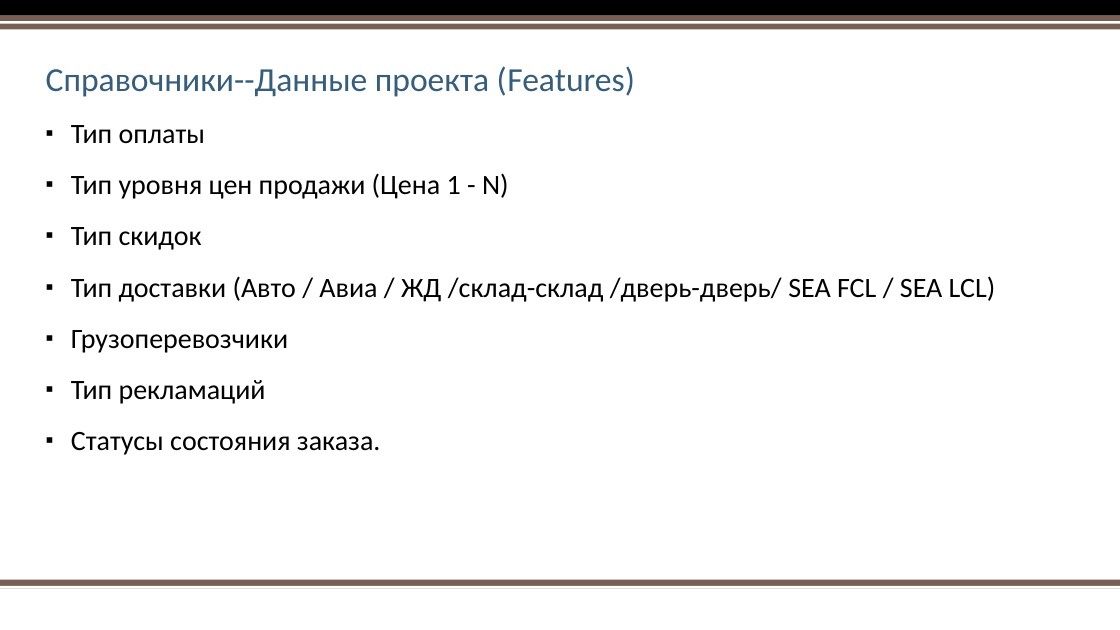
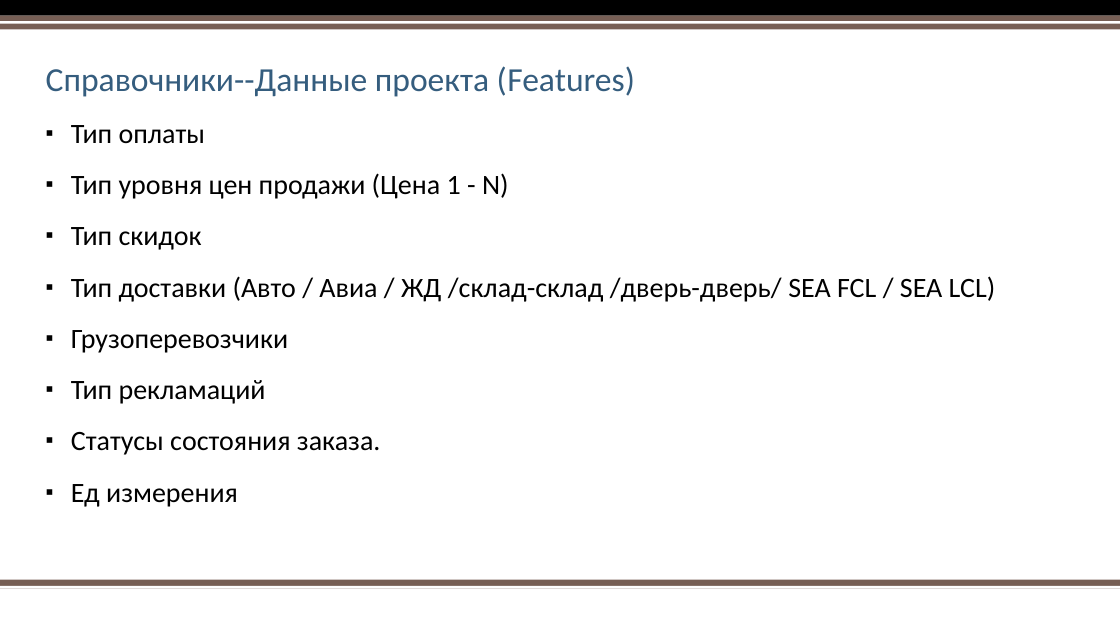
Before and after one commit to AlexPristupa/yatoyat, a slide deck: slide 8 of yatoyat-Project Overview.pptx. Drawn at 1120x630 pixels with LibreOffice and Linux fonts; fonts in the diff are those of the drawing; background and template pictures are left out. Boxes give left, top, right and bottom in pixels: in the first picture for what was removed or moved away, otherwise in the second. Text is boxed around its words. In the diff, an @@ line names an element or a change of style, - is before the commit and + after.

```diff
--- a/yatoyat-Project Overview.pptx
+++ b/yatoyat-Project Overview.pptx
@@ text at (71, 484, 238, 507): paragraph added @@
+    ▪ Ед измерения
```
Also in this commit, not shown: 23 other slides changed, 11 slides added.
